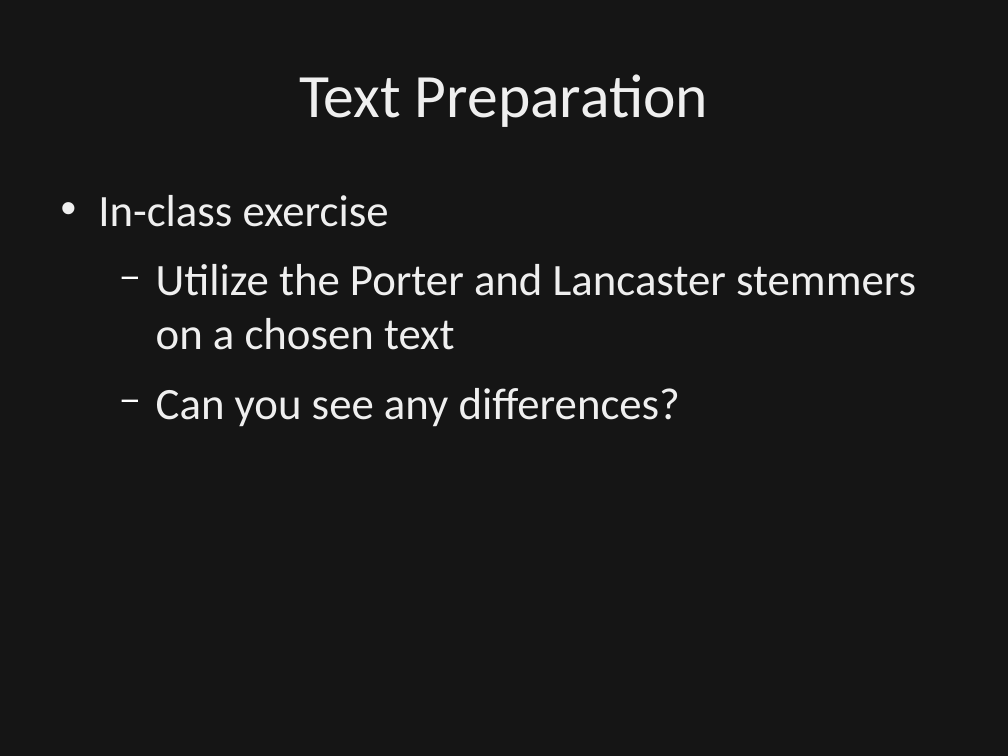
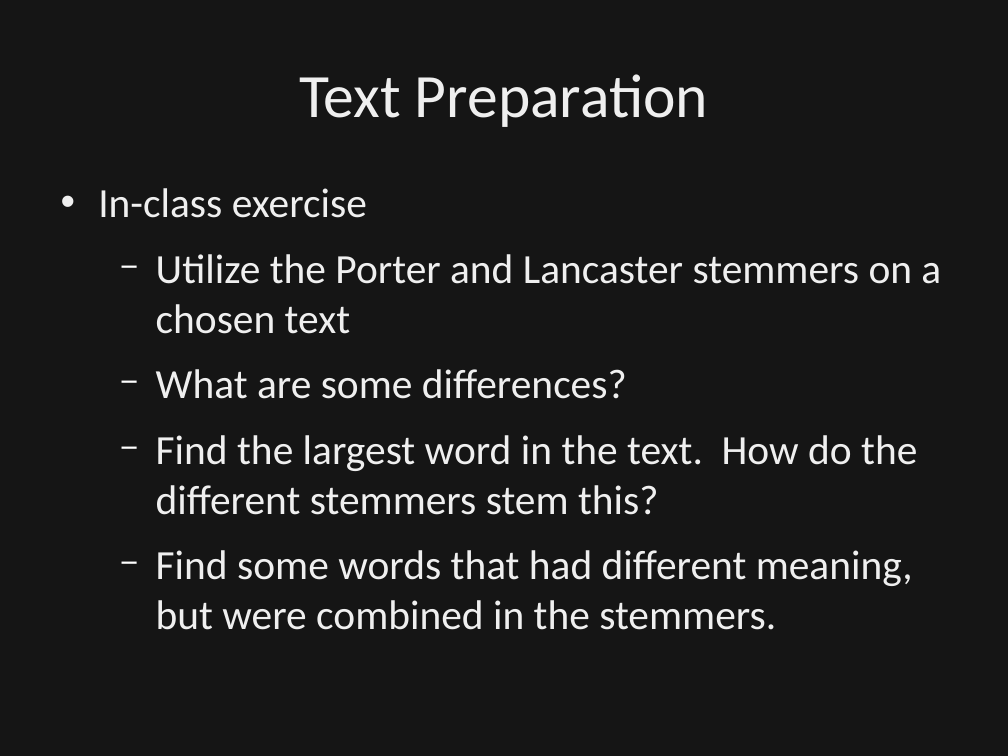
Before and after one commit to dbowmans46/PracticalProgramming, a slide deck: slide 42 of Session 7 - Python/Instructional Material/Session 7 - Python Brief Intro to NLP.odp (slide 43 before the commit). Drawn at 1008x756 pixels with LibreOffice and Linux fonts; fonts in the diff are those of the drawing; background and template pictures are left out; a plain dark background stands for a picture behind light text. Boxes give left, top, right and bottom in pixels: in the first picture for what was removed or moved away, otherwise in the second. Text is boxed around its words. In the diff, an @@ line names an element or a change of style, - is before the commit and + after.

Commit message:
Added worked solutions to stemmer in-class problems.  Clarified description slides of lemmatization.  Added 2 in-class problems for lemmatization.

```diff
--- a/Session 7 - Python/Instructional Material/Session 7 - Python Brief Intro to NLP.odp
+++ b/Session 7 - Python/Instructional Material/Session 7 - Python Brief Intro to NLP.odp
@@ text at (x1=98, y1=188, x2=941, y2=334): size 32 to 29.6 pt in "In-class exercise", "Utilize the Porter and Lancaster stemmers on ..."; line spacing 1 to 0.9 @@
@@ text at (x1=156, y1=369, x2=917, y2=630): text changed; size 32 to 29.6 pt @@
-  − Can you see any differences?
+  − What are some differences?
+  − Find the largest word in the text. How do the different stemmers stem this?
+  − Find some words that had different meaning, but were combined in the stemmers.
```
Also in this commit, not shown: 3 other slides changed, 1 other file.
